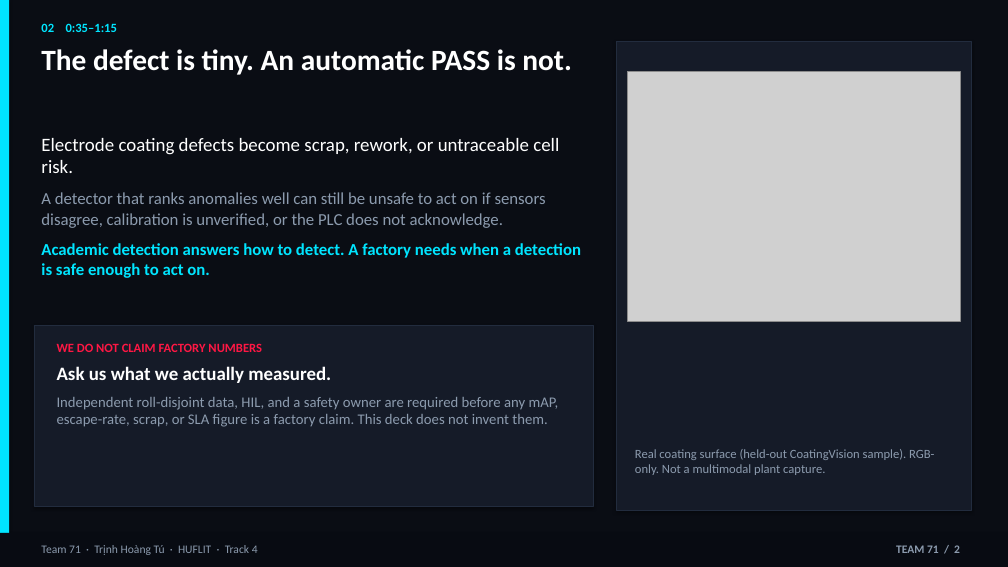
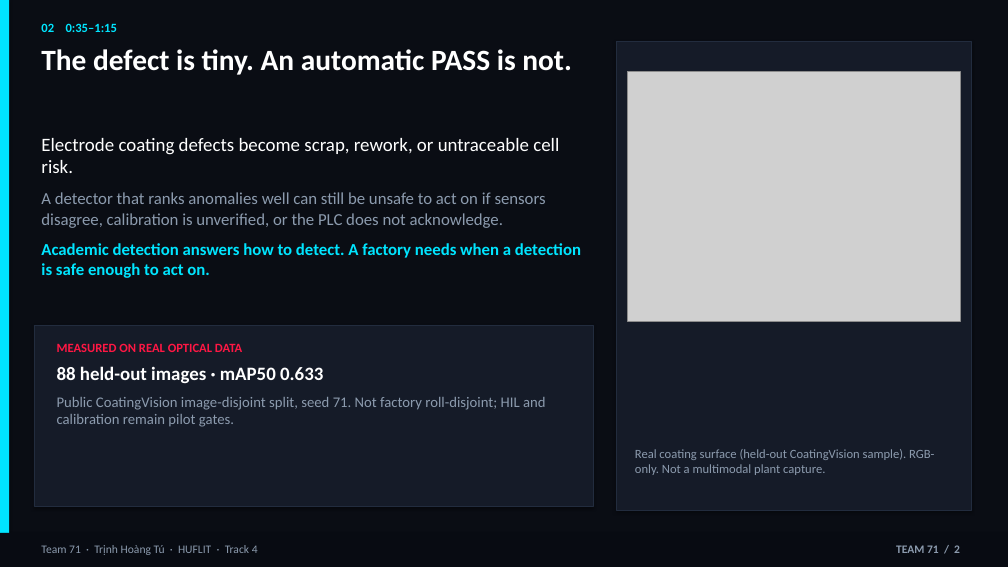
Before and after one commit to thtcsec/securecoating-vision, a slide deck: slide 2 of SecureCoating-Vision_Final_Defense_6min.pptx. Drawn at 1008x567 pixels with LibreOffice and Linux fonts; fonts in the diff are those of the drawing; grey boxes stand for pictures. Boxes give left, top, right and bottom in pixels: in the first picture for what was removed or moved away, otherwise in the second. Text is boxed around its words. In the diff, an @@ line names an element or a change of style, - is before the commit and + after.

```diff
--- a/SecureCoating-Vision_Final_Defense_6min.pptx
+++ b/SecureCoating-Vision_Final_Defense_6min.pptx
@@ text at (57,343,546,427): text changed @@
-WE DO NOT CLAIM FACTORY NUMBERS
-Ask us what we actually measured.
-Independent roll-disjoint data, HIL, and a safety owner are required before any mAP, escape-rate, scrap, or SLA figure is a factory claim. This deck does not invent them.
+MEASURED ON REAL OPTICAL DATA
+88 held-out images · mAP50 0.633
+Public CoatingVision image-disjoint split, seed 71. Not factory roll-disjoint; HIL and calibration remain pilot gates.
```
Also in this commit, not shown: 5 other slides changed, 10 other files.
